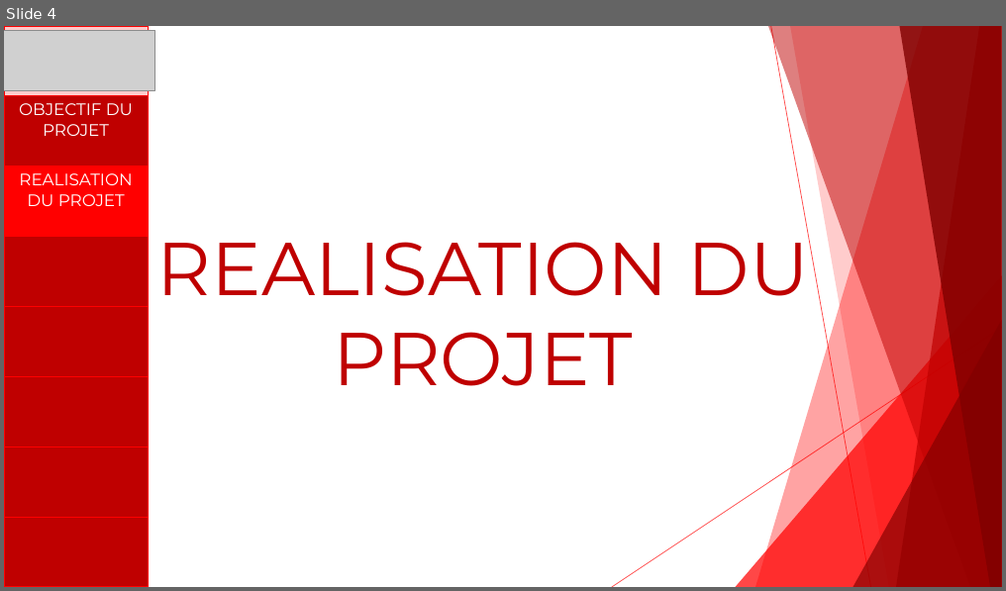
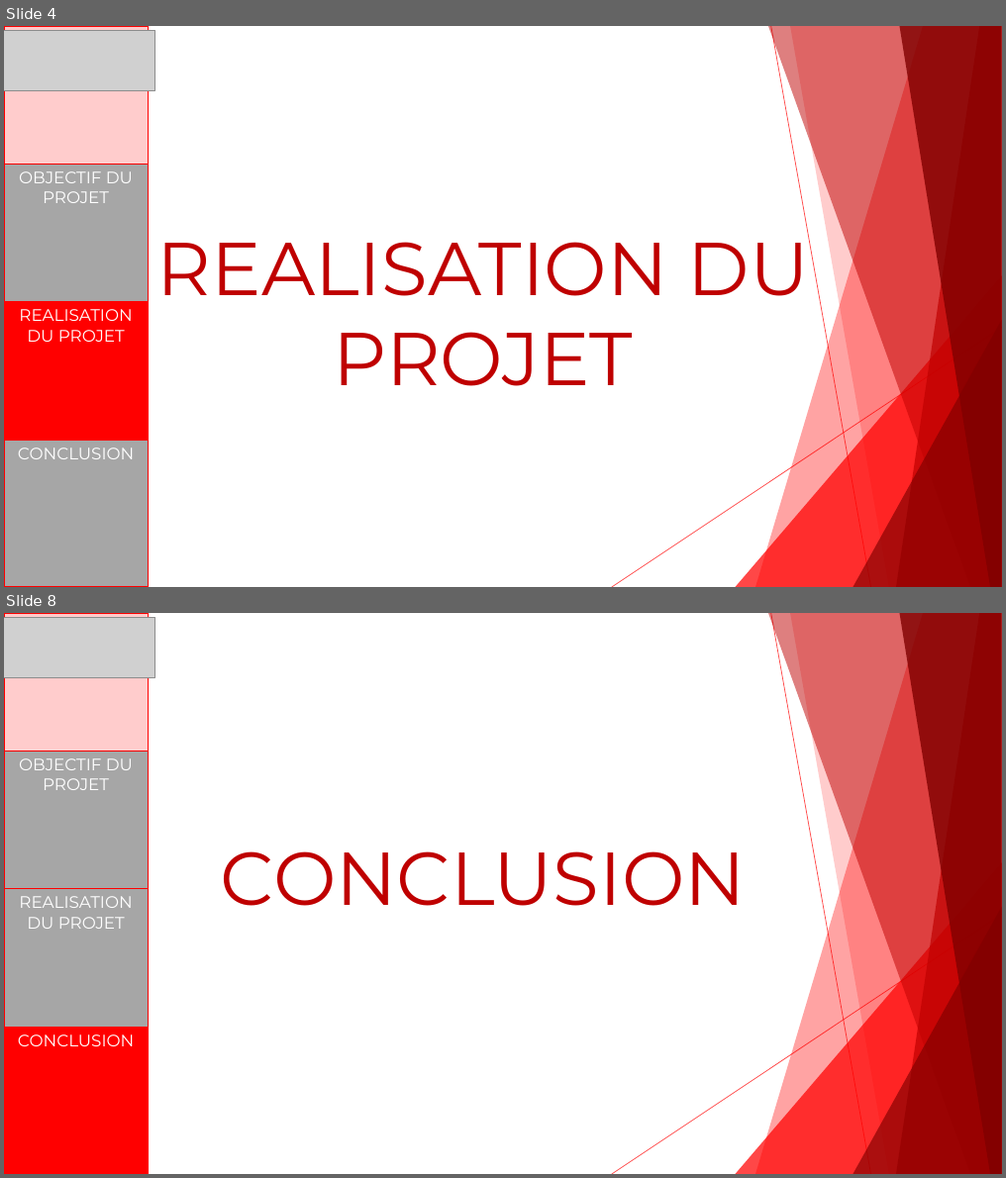
Before and after one commit to DimitriLibessart/PROJET-ExiaSaver, a slide deck: PROJET EXIASAVER.pptx. Shown one above the other, each under a label of ours: slide 4 before the commit, slides 4 and 8 after it; the slides between them are not shown. The pictures are 1006x591 and 1006x1178 pixels, drawn with LibreOffice and Linux fonts; fonts in the diff are those of the drawing; grey boxes stand for pictures. Boxes give left, top, right and bottom in pixels: in the first picture for what was removed or moved away, otherwise in the second. Text is boxed around its words. In the diff, an @@ line names an element or a change of style, - is before the commit and + after.

```diff
--- a/PROJET EXIASAVER.pptx
+++ b/PROJET EXIASAVER.pptx
@@ slide 8 added at [4,613,1002,1174], background #FFFFFF; not listed: 10 template elements that a slide beside it also shows @@
@@ table added at [4,613,148,1174], 4 rows, 1 columns @@
+
+OBJECTIF DU PROJET
+REALISATION DU PROJET
+CONCLUSION
@@ picture added at [4,617,155,677] @@
@@ title added at [221,852,746,906], 72 pt, text #BF0000 @@
+CONCLUSION
@@ slide 4 changed as well @@
@@ table at [4,26,148,587] @@
-row 4: 
-row 5: 
-row 6: 
-row 7: 
-row 8: 
+row 4: CONCLUSION
```
Also in this commit, not shown: 5 other slides changed, 2 other slides added.
